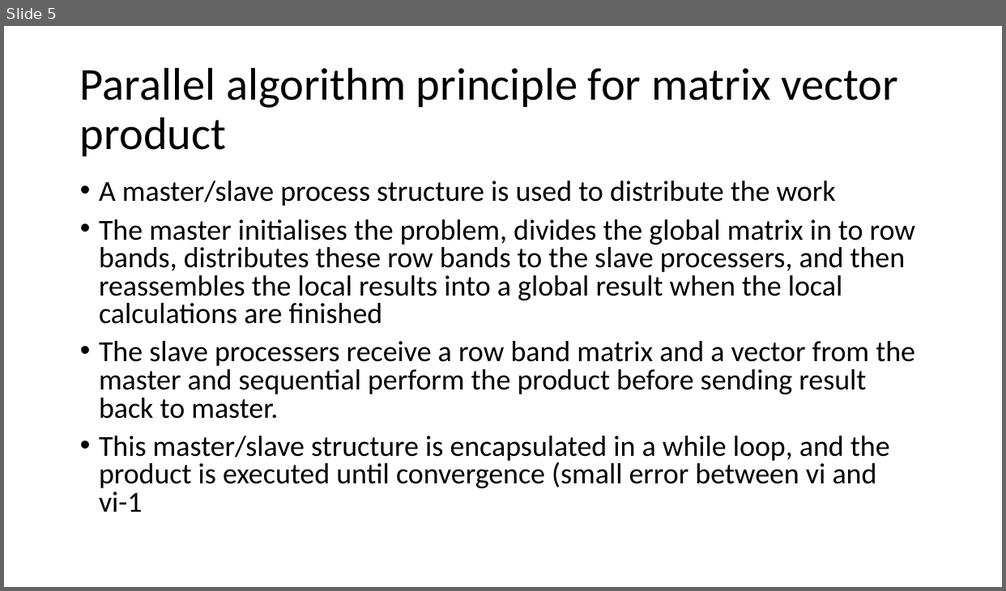
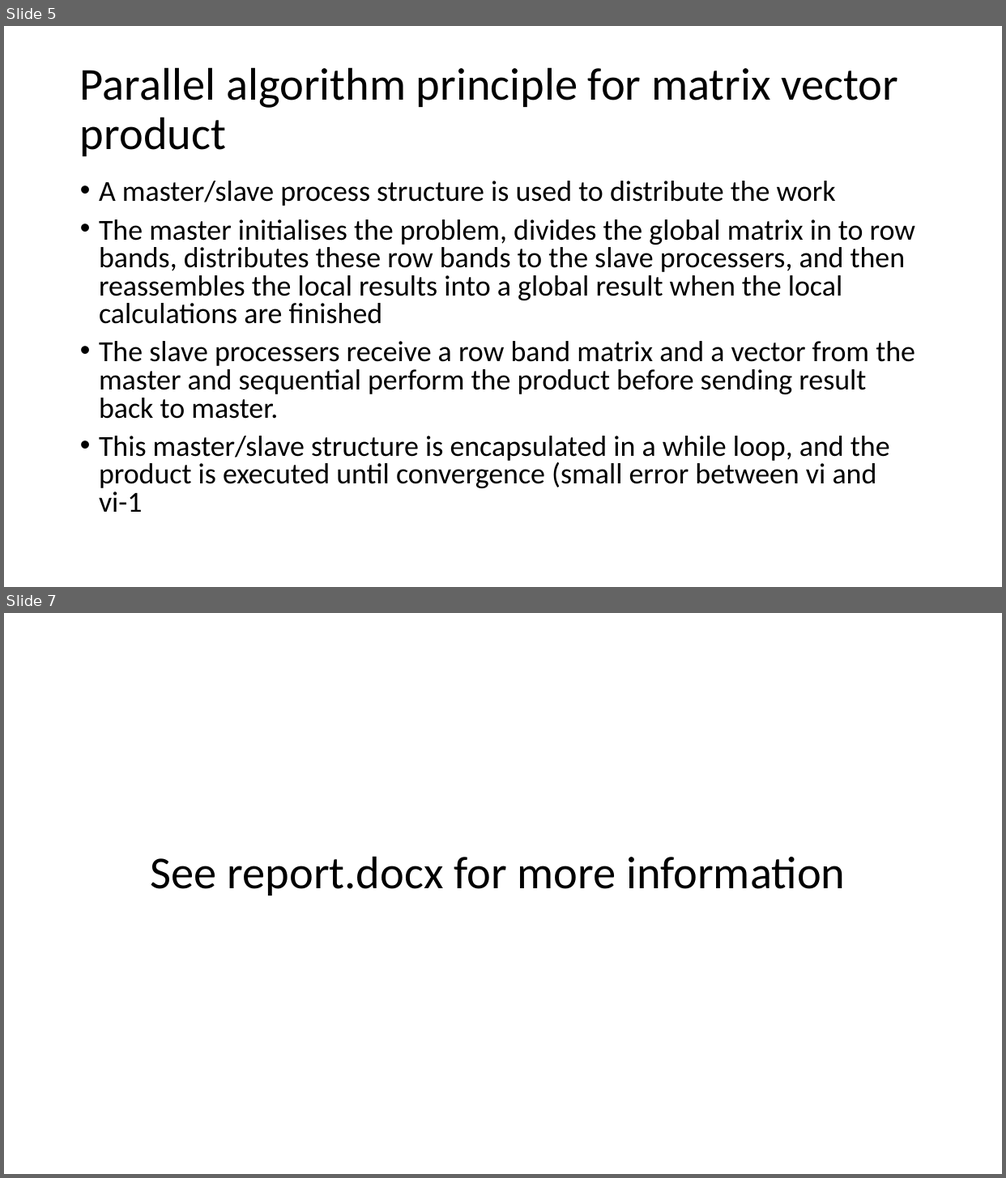
Before and after one commit to fearnleymartin/high-performance-computing, a slide deck: page_rank/Page rank in parallel.pptx. Shown one above the other, each under a label of ours: slide 5 before the commit, slides 5 and 7 after it; the slides between them are not shown. The pictures are 1006x591 and 1006x1178 pixels, drawn with LibreOffice and Linux fonts; fonts in the diff are those of the drawing. Boxes give left, top, right and bottom in pixels: in the first picture for what was removed or moved away, otherwise in the second. Text is boxed around its words. In the diff, an @@ line names an element or a change of style, - is before the commit and + after.

Commit message:
Changes to report Single loop structure Master process also does local calculations

```diff
--- a/page_rank/Page rank in parallel.pptx
+++ b/page_rank/Page rank in parallel.pptx
@@ slide 7 added at [4, 613, 1002, 1174], background #FFFFFF @@
@@ title added at [151, 856, 845, 896], 44 pt, text #000000 @@
+See report.docx for more information
```
Also in this commit, not shown: 4 slides changed, 10 other files.
